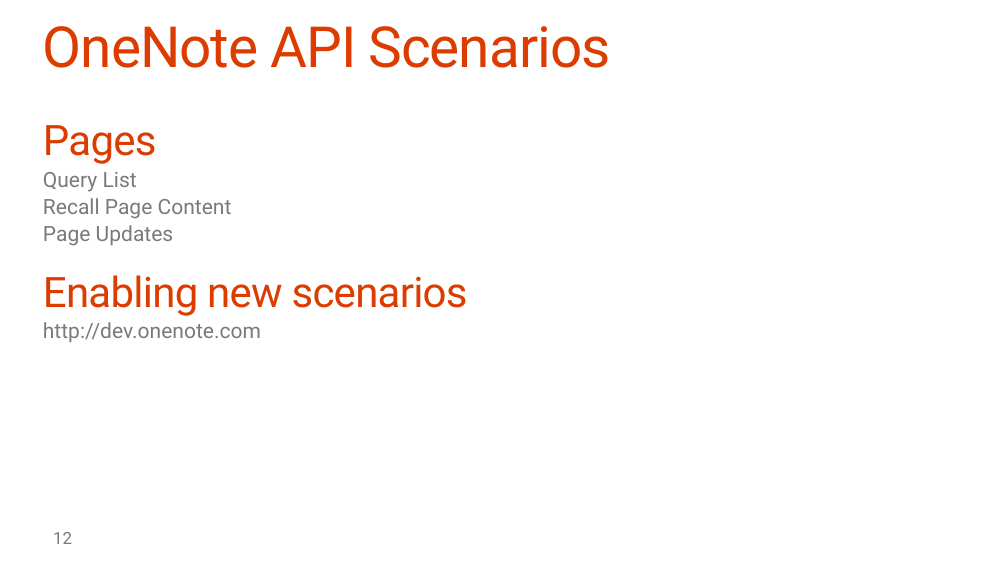
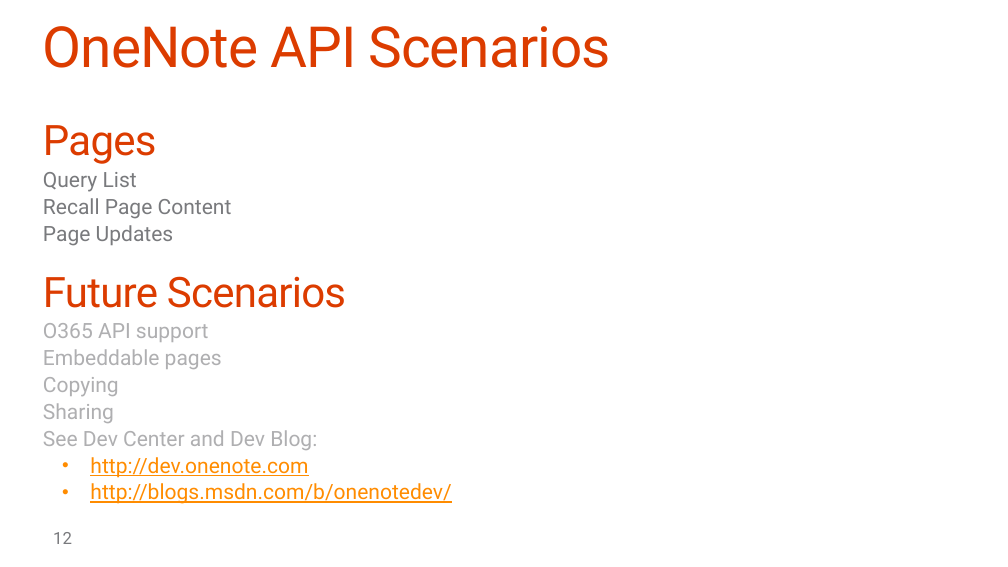
Before and after one commit to OfficeDev/TrainingContent, a slide deck: slide 12 of O3653-7 Deep Dive into the Office 365 APIs for OneNote services/O3653-7 Deep Dive into the Office 365 APIs for OneNote services.pptx. Drawn at 1008x567 pixels with LibreOffice and Linux fonts; fonts in the diff are those of the drawing; background and template pictures are left out. Boxes give left, top, right and bottom in pixels: in the first picture for what was removed or moved away, otherwise in the second. Text is boxed around its words. In the diff, an @@ line names an element or a change of style, - is before the commit and + after.

```diff
--- a/O3653-7 Deep Dive into the Office 365 APIs for OneNote services/O3653-7 Deep Dive into the Office 365 APIs for OneNote services.pptx
+++ b/O3653-7 Deep Dive into the Office 365 APIs for OneNote services/O3653-7 Deep Dive into the Office 365 APIs for OneNote services.pptx
@@ text at (x1=43, y1=276, x2=346, y2=450): text changed; size 40 to 20 pt; text colour #DC3C00 to #AFAFB1 @@
-Enabling new scenarios
+Future Scenarios
+  O365 API support
+  Embeddable pages
+  Copying
+  Sharing
+  See Dev Center and Dev Blog:
@@ text at (x1=90, y1=457, x2=308, y2=478): text colour #797A7D to #FF8C00, underline on in "http://dev.onenote.com"; bullet none to •; list level 2 to 3 in "http://dev.onenote.com" @@
@@ text at (x1=90, y1=483, x2=451, y2=504): paragraph added @@
+    • http://blogs.msdn.com/b/onenotedev/
```
Also in this commit, not shown: 5 other slides changed.
